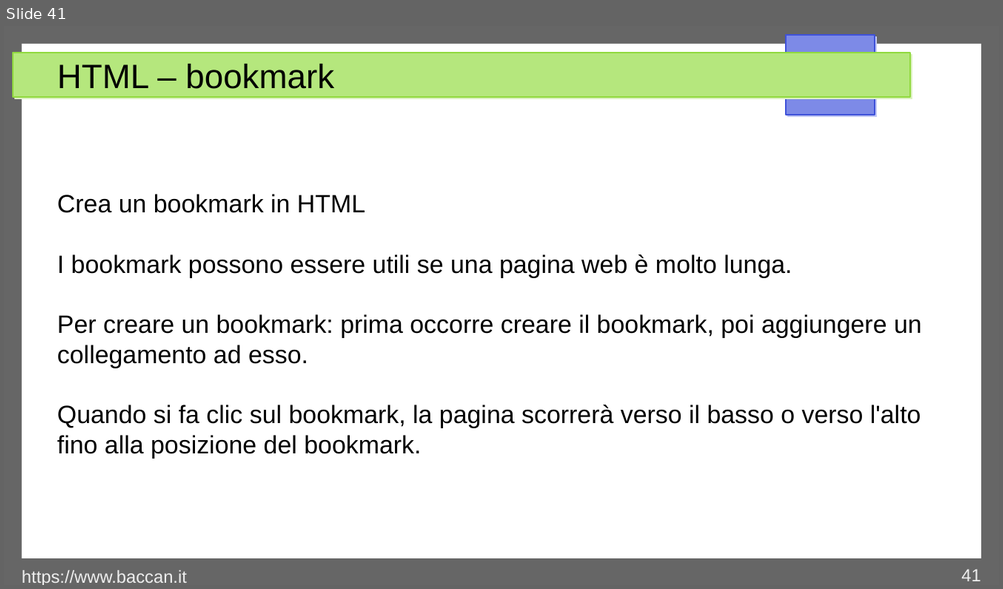
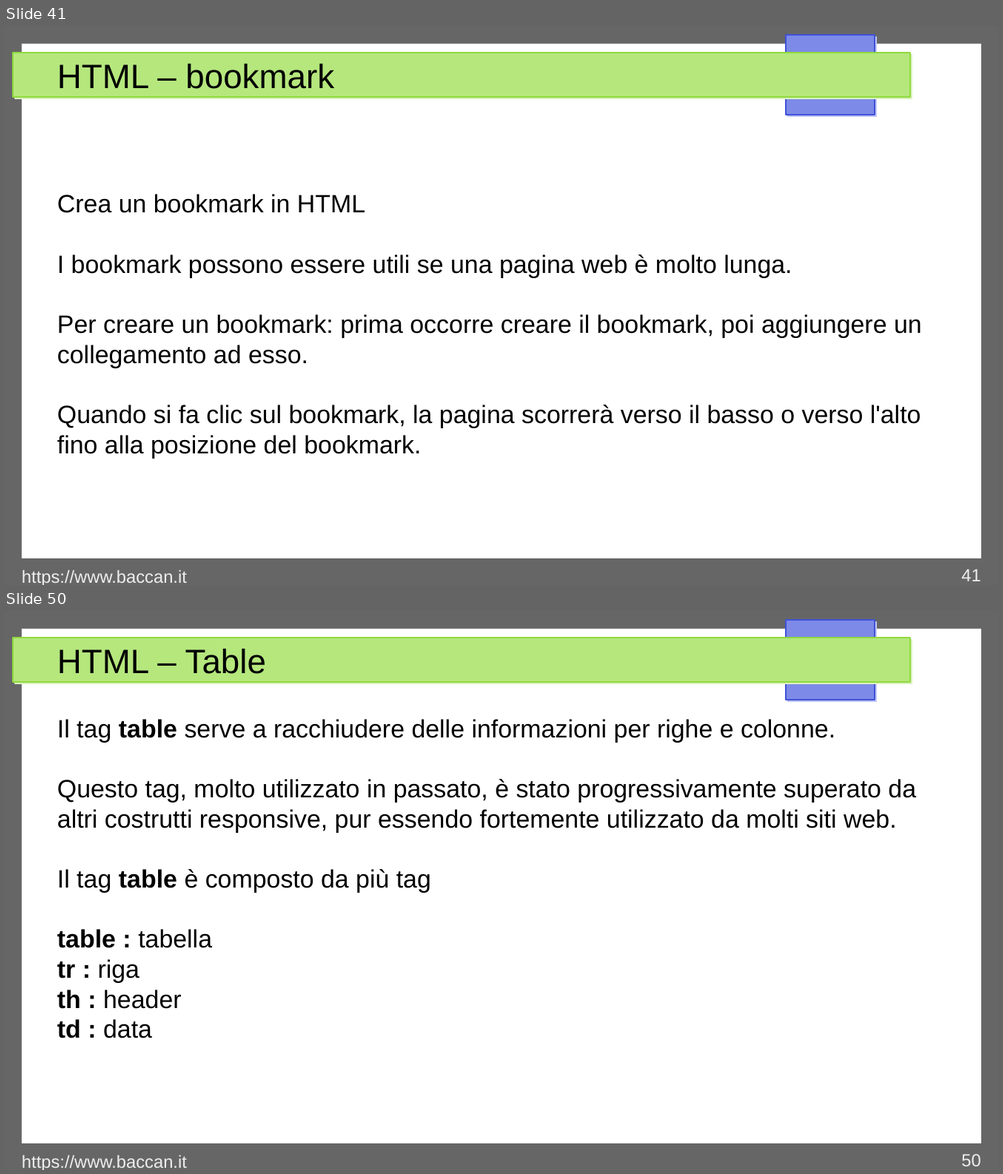
Before and after one commit to matteobaccan/CorsoHTML, a slide deck: Chapter_html.odp. Shown one above the other, each under a label of ours: slide 41 before the commit, slides 41 and 50 after it; the slides between them are not shown. The pictures are 1003x589 and 1003x1174 pixels, drawn with LibreOffice and Linux fonts; fonts in the diff are those of the drawing. Boxes give left, top, right and bottom in pixels: in the first picture for what was removed or moved away, otherwise in the second. Text is boxed around its words. In the diff, an @@ line names an element or a change of style, - is before the commit and + after.

```diff
--- a/Chapter_html.odp
+++ b/Chapter_html.odp
@@ slide 50 added at (4, 611, 999, 1170), background #FFFFFF; not listed: 4 template elements that a slide beside it also shows @@
@@ title added at (57, 649, 266, 674), 27 pt, text #000000 @@
+HTML – Table
@@ text added at (57, 719, 916, 1039), 20 pt, text #000000 @@
+Il tag table serve a racchiudere delle informazioni per righe e colonne.
+Questo tag, molto utilizzato in passato, è stato progressivamente superato da altri costrutti responsive, pur essendo fortemente utilizzato da molti siti web.
+Il tag table è composto da più tag
+table : tabella
+tr : riga
+th : header
+td : data
@@ text added at (22, 1156, 187, 1170), 14 pt, text #EEEEEE @@
+https://www.baccan.it
@@ page number added at (961, 1154, 980, 1167), 14 pt, text #EEEEEE @@
+50
```
Also in this commit, not shown: 5 slides changed, 10 other slides added, 11 other files.
